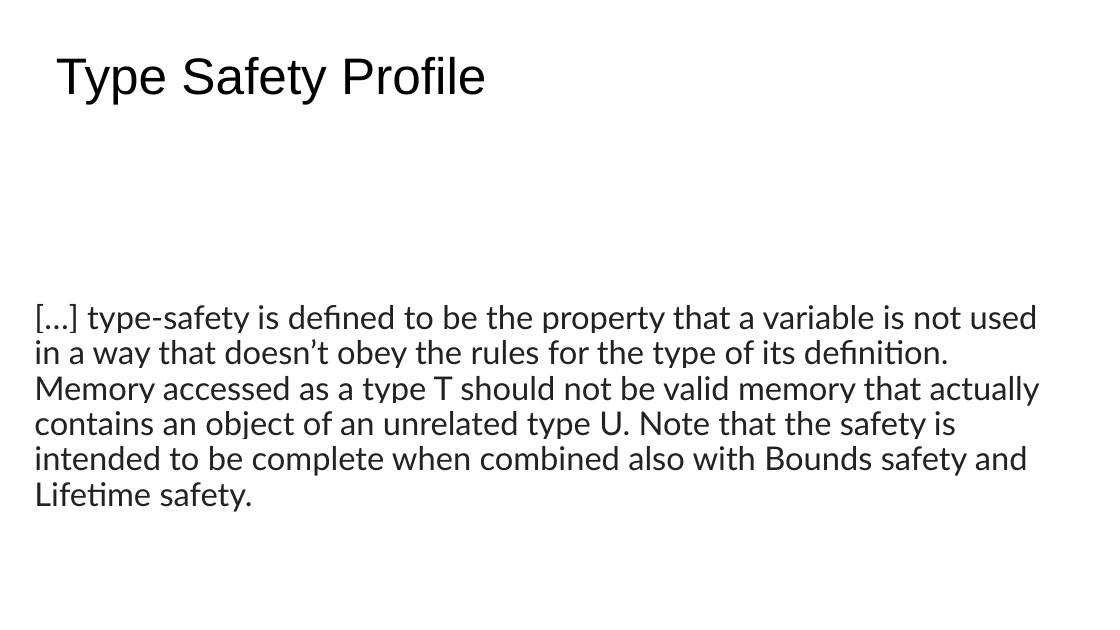
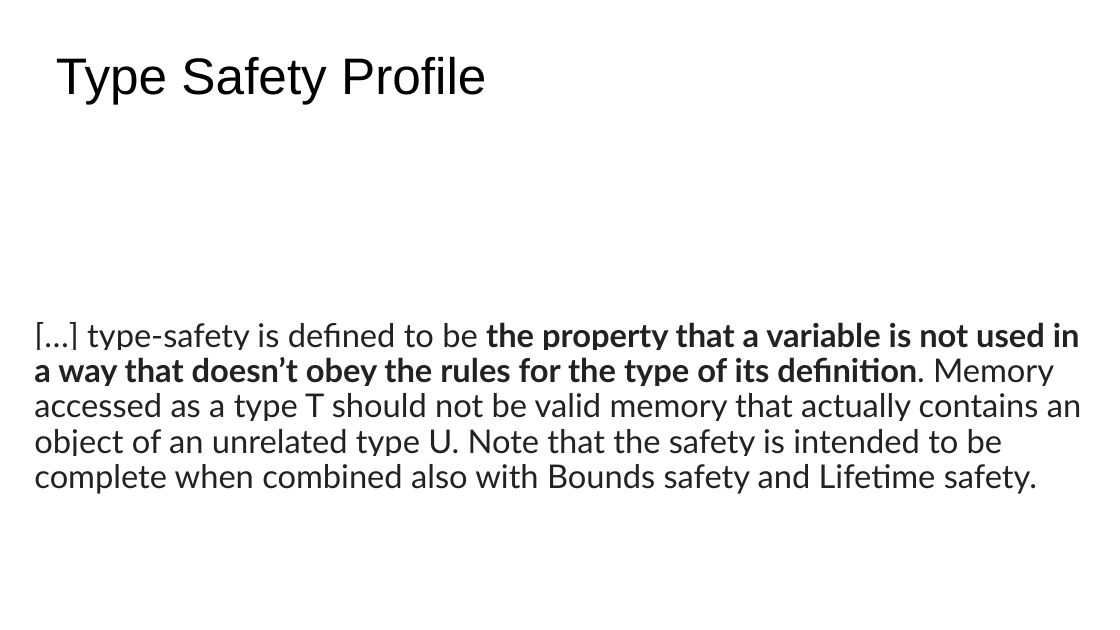
Before and after one commit to LongArmMcGee/cpp-safety, a slide deck: slide 19 of images/safe_cpp_graphics.pptx (slide 17 before the commit). Drawn at 1120x630 pixels with LibreOffice and Linux fonts; fonts in the diff are those of the drawing. Boxes give left, top, right and bottom in pixels: in the first picture for what was removed or moved away, otherwise in the second. Text is boxed around its words. In the diff, an @@ line names an element or a change of style, - is before the commit and + after.

Commit message:
final updates
-added def'n slide
-some font emphasis
-add name and subtitle to start slide
-updated pdf export

```diff
--- a/images/safe_cpp_graphics.pptx
+++ b/images/safe_cpp_graphics.pptx
@@ subtitle "[…] type-safety is defined to ..." at [34,322,1081,494]: bold on in "the property that a variable is not ..." @@
```
Also in this commit, not shown: 11 other slides changed, 3 slides added, 1 slide removed, 1 other file.
